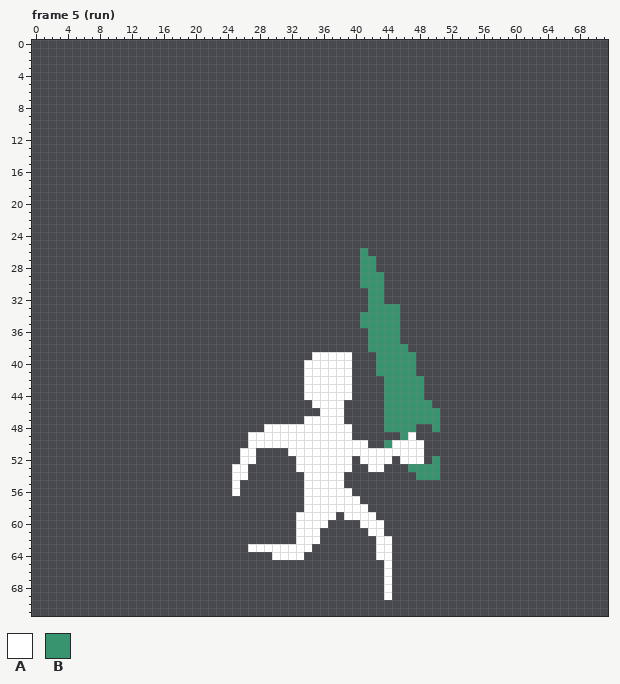
Pixel-art file -- Assets/Sprites/Player/player.aseprite. Above is the file before it was changed.
72x72 pixels, 19 frames. Shown: frame 5 (run). The commit also changed other frames, which this record leaves out.
Visible layers, top first: "fg", "umb2", "umbrella", "Layer 1", "character".
Palette (. is transparent): A #ffffff  B #37946e
Pixels before, frame 5 (run) (only the part around the change), first column x 43:
40 BBBBB.....
41 BBBBB.....
42 .BBBBB....
43 .BBBBB....
44 .BBBBB....
45 .BBBBBB...
46 .BBBBBBB..
47 .BBBBBBB..
48 .BBBB..B..
49 ...BA.....
50 .BAAAA....
51 AAAAAA....
52 AA.AAA.B..
53 A...BBBB..
54 .....BBB..
55 ..........
56 ..........
57 ..........
58 ..........
59 ..........
60 A.........
61 A.........
62 AA........
63 AA........
64 AA........
The result:
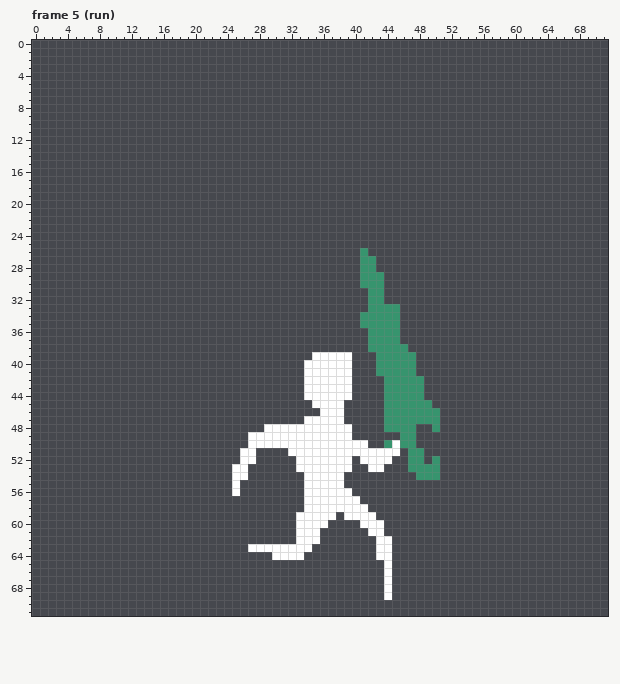
Message: add player death animation
Edits made:
layer "fg" now hidden
Frame 5 (run):
y 49: x 47 A -> B
y 50: x 46..48 AAA -> BB.
y 51..52: x 46..48 AAA -> .BB
